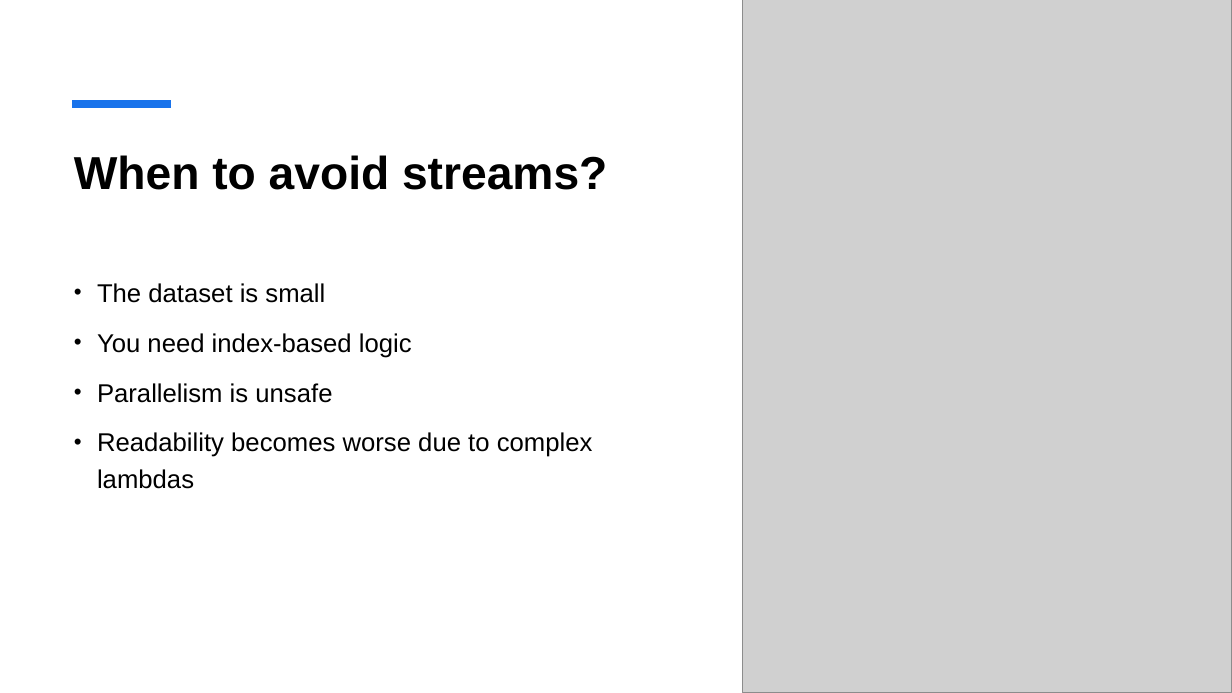
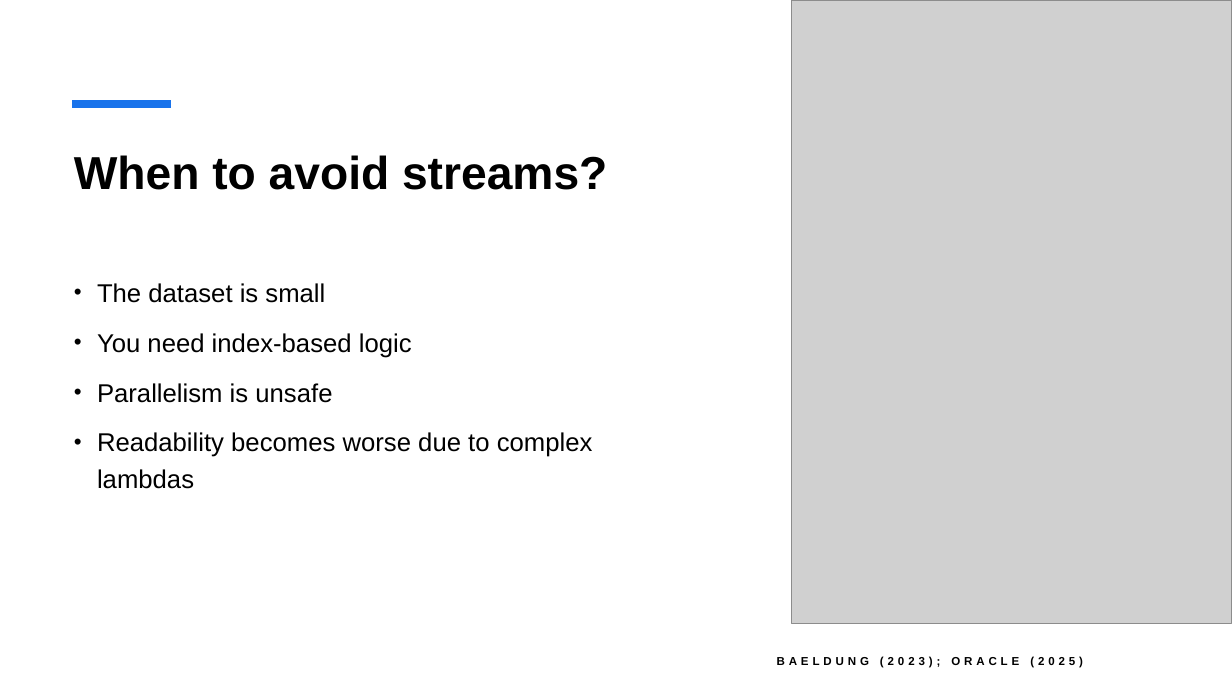
Before and after one commit to StefanBoudri/streams, a slide deck: slide 9 of presentation.pptx. Drawn at 1232x693 pixels with LibreOffice and Linux fonts; fonts in the diff are those of the drawing; grey boxes stand for pictures. Boxes give left, top, right and bottom in pixels: in the first picture for what was removed or moved away, otherwise in the second. Text is boxed around its words. In the diff, an @@ line names an element or a change of style, - is before the commit and + after.

```diff
--- a/presentation.pptx
+++ b/presentation.pptx
@@ picture: place and size @@
-picture at [742, 0, 1232, 693]
+picture at [792, 0, 1232, 624]
@@ text added at [777, 656, 1083, 668], 9 pt, text #000000, bold @@
+BAELDUNG (2023); ORACLE (2025)
```
Also in this commit, not shown: 10 other slides changed, 1 slide added, 1 slide removed, 5 other files.
